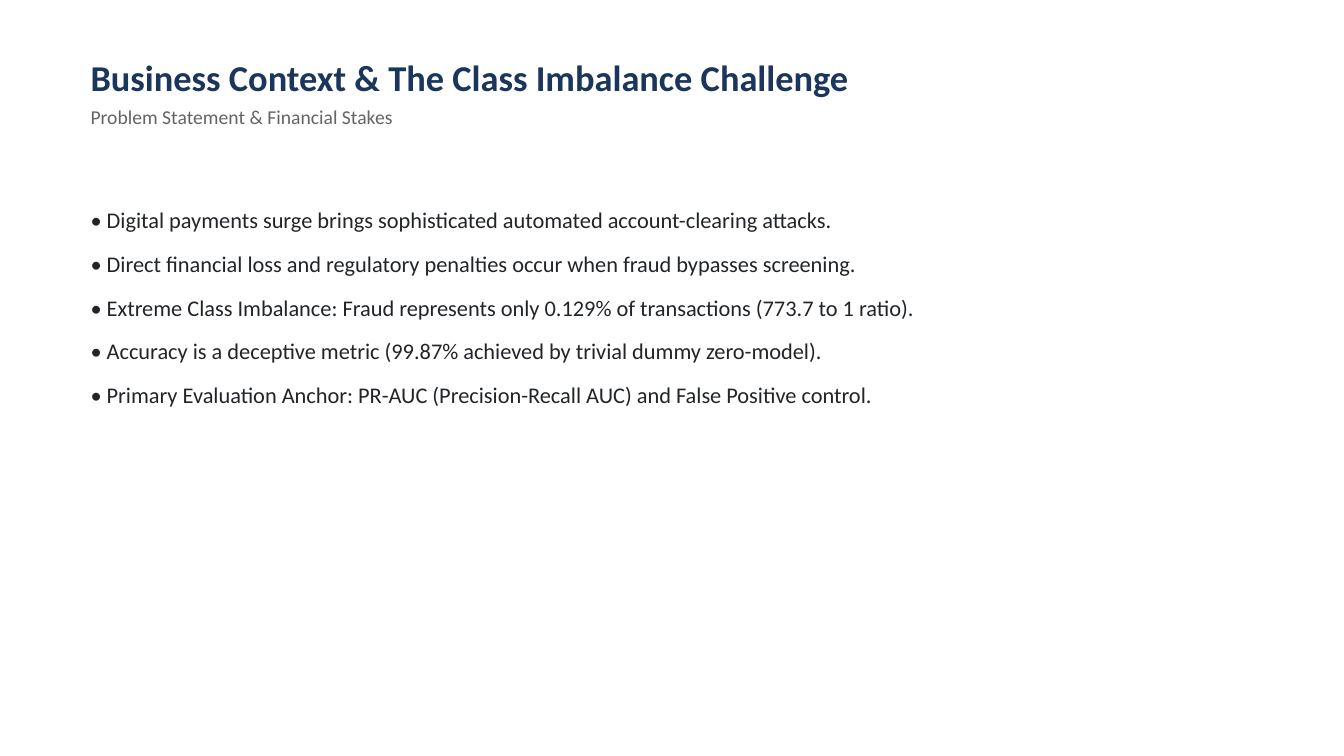
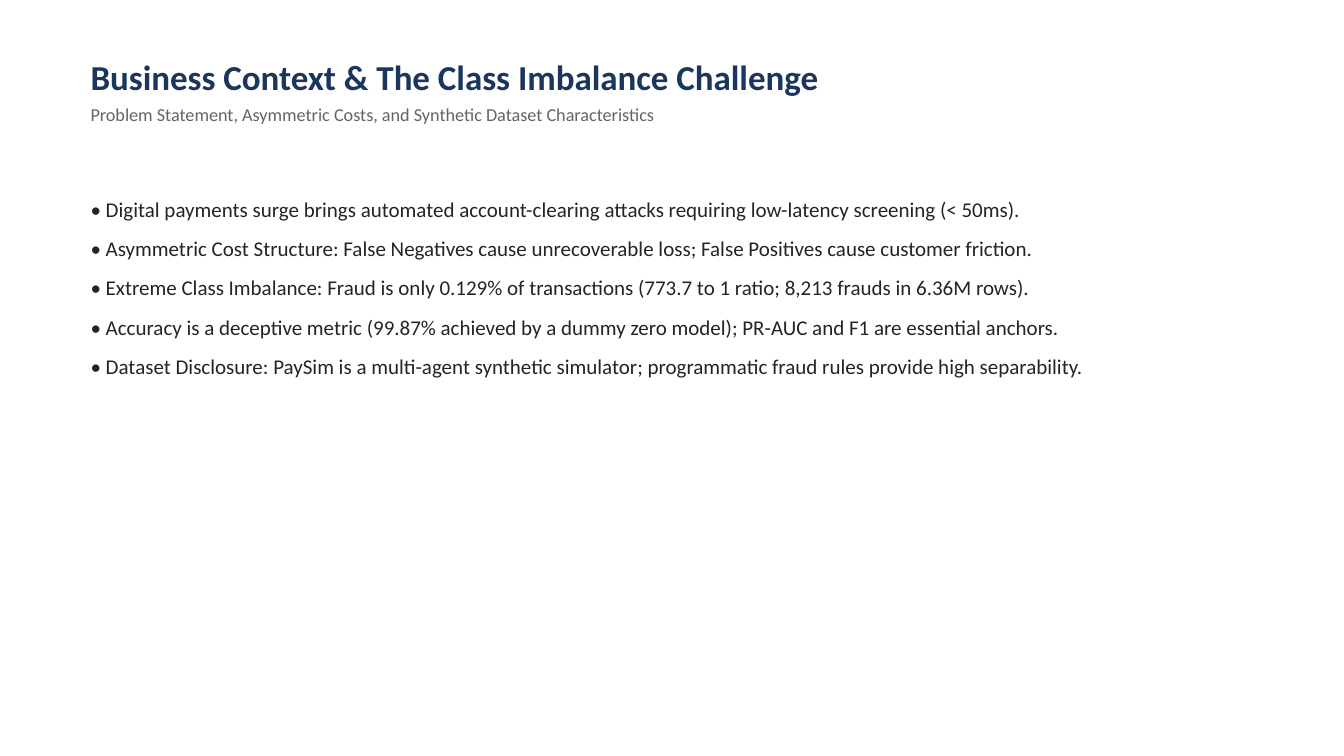
Before and after one commit to Akshayshetty742/online-payment-fraud-detection, a slide deck: slide 2 of presentation/online_payment_fraud_detection.pptx. Drawn at 1344x756 pixels with LibreOffice and Linux fonts; fonts in the diff are those of the drawing. Boxes give left, top, right and bottom in pixels: in the first picture for what was removed or moved away, otherwise in the second. Text is boxed around its words. In the diff, an @@ line names an element or a change of style, - is before the commit and + after.

```diff
--- a/presentation/online_payment_fraud_detection.pptx
+++ b/presentation/online_payment_fraud_detection.pptx
@@ text at (91,65,818,96): size 26 to 25 pt in "Business Context & The Class Imbalance Challenge" @@
@@ text at (91,108,655,124): text changed; size 14 to 13 pt @@
-Problem Statement & Financial Stakes
+Problem Statement, Asymmetric Costs, and Synthetic Dataset Characteristics
@@ text at (106,202,1083,378): text changed; size 16 to 15 pt @@
-• Digital payments surge brings sophisticated automated account-clearing attacks.
-• Direct financial loss and regulatory penalties occur when fraud bypasses screening.
-• Extreme Class Imbalance: Fraud represents only 0.129% of transactions (773.7 to 1 ratio).
-• Accuracy is a deceptive metric (99.87% achieved by trivial dummy zero-model).
-• Primary Evaluation Anchor: PR-AUC (Precision-Recall AUC) and False Positive control.
+• Digital payments surge brings automated account-clearing attacks requiring low-latency screening (< 50ms).
+• Asymmetric Cost Structure: False Negatives cause unrecoverable loss; False Positives cause customer friction.
+• Extreme Class Imbalance: Fraud is only 0.129% of transactions (773.7 to 1 ratio; 8,213 frauds in 6.36M rows).
+• Accuracy is a deceptive metric (99.87% achieved by a dummy zero model); PR-AUC and F1 are essential anchors.
+• Dataset Disclosure: PaySim is a multi-agent synthetic simulator; programmatic fraud rules provide high separability.
```
Also in this commit, not shown: 10 other slides changed, 27 other files.
